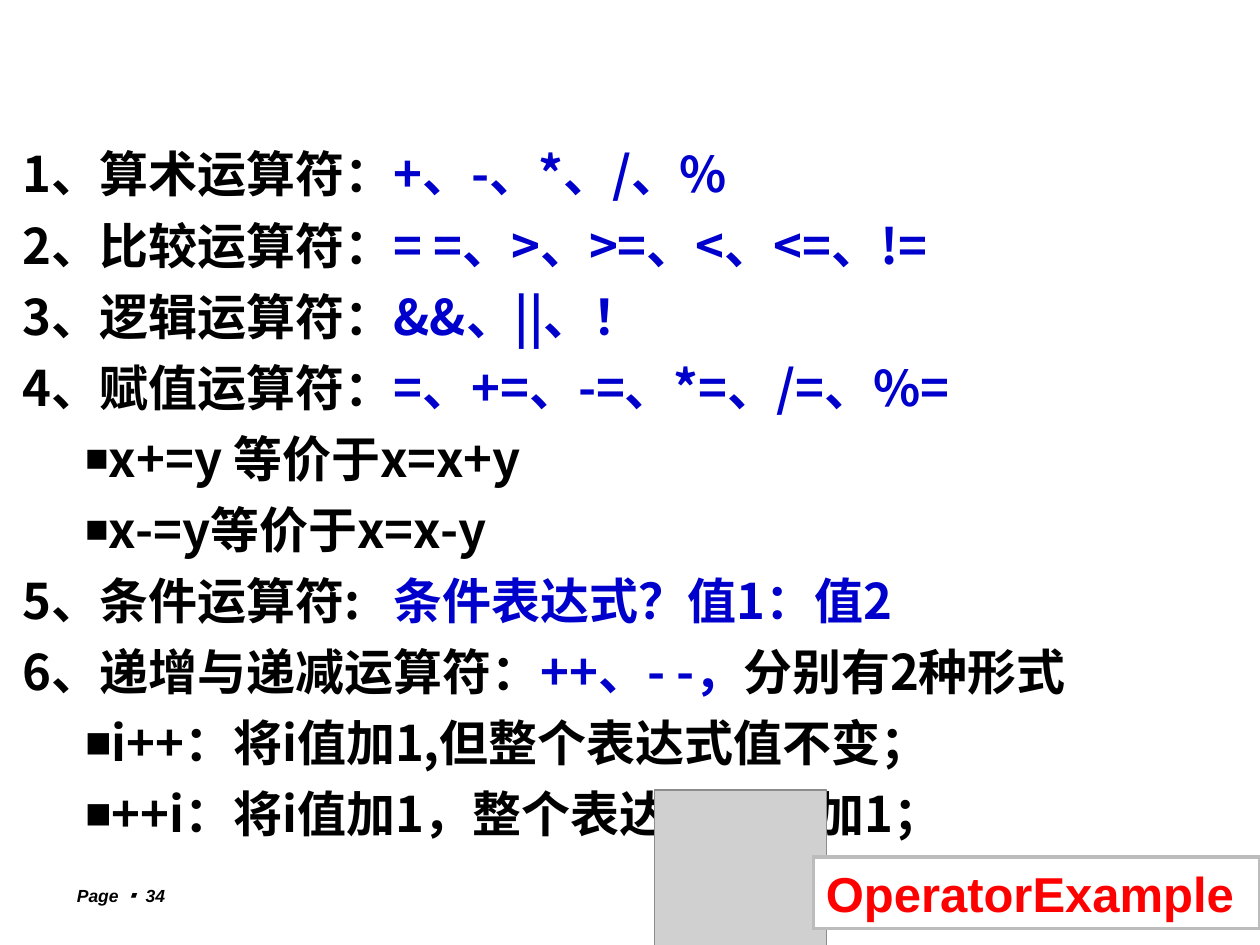
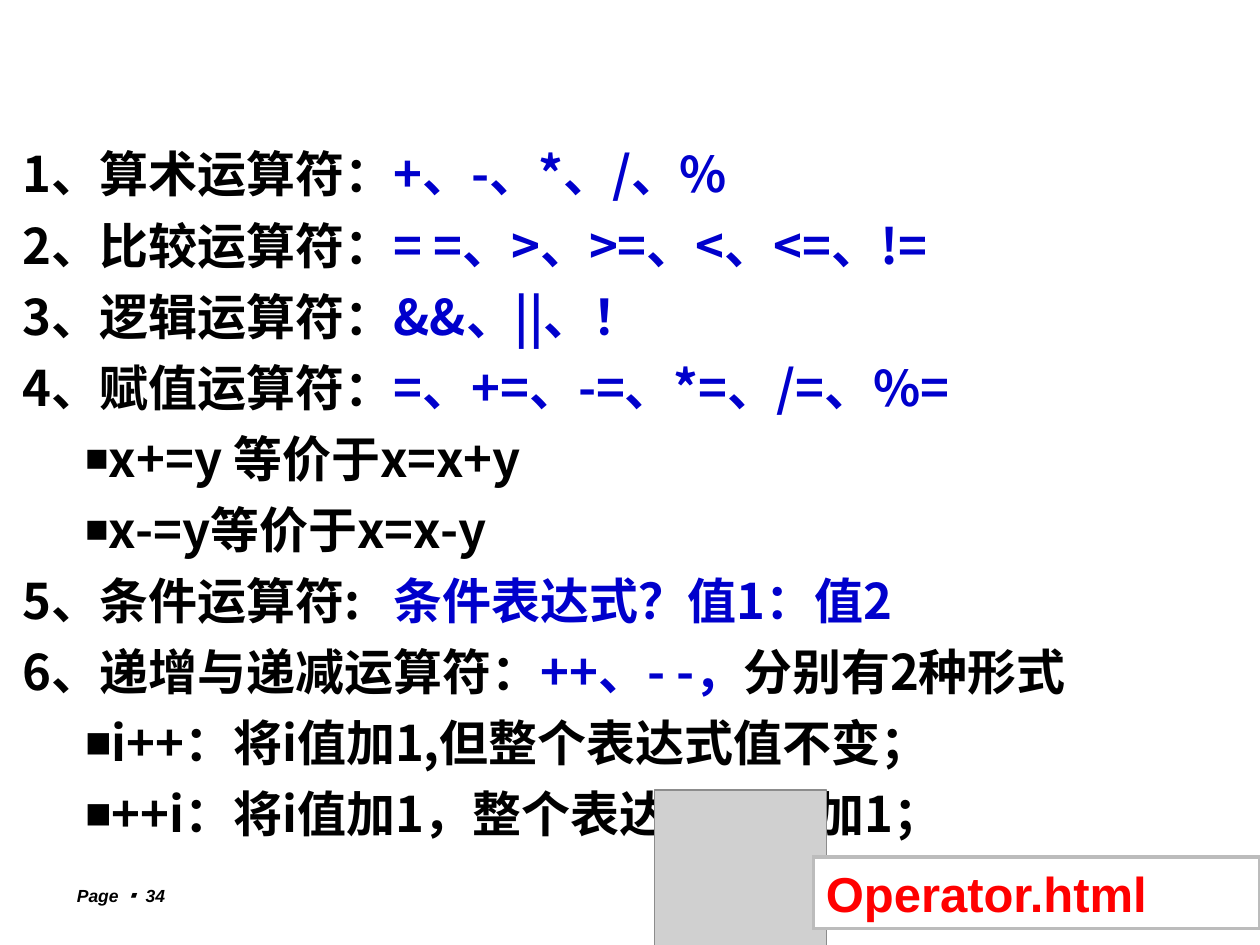
Before and after one commit to lxn56975/webdev, a slide deck: slide 34 of Chapter4Javascript.ppt. Drawn at 1260x945 pixels with LibreOffice and Linux fonts; fonts in the diff are those of the drawing; grey boxes stand for pictures; background and template pictures are left out. Boxes give left, top, right and bottom in pixels: in the first picture for what was removed or moved away, otherwise in the second. Text is boxed around its words. In the diff, an @@ line names an element or a change of style, - is before the commit and + after.

```diff
--- a/Chapter4Javascript.ppt
+++ b/Chapter4Javascript.ppt
@@ text in rectangle at bbox=[826, 876, 1147, 922]: text changed @@
-OperatorExample
+Operator.html
```
Also in this commit, not shown: 2 other slides changed, 1 other file.
